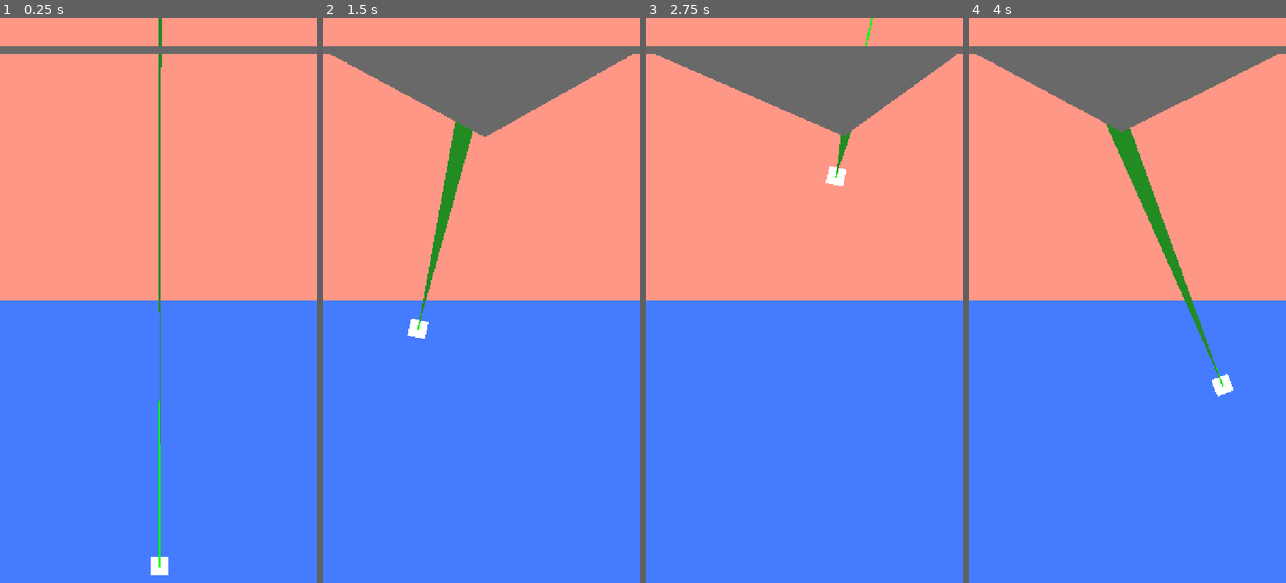
Above: before the commit, frames 1-4 (left to right).
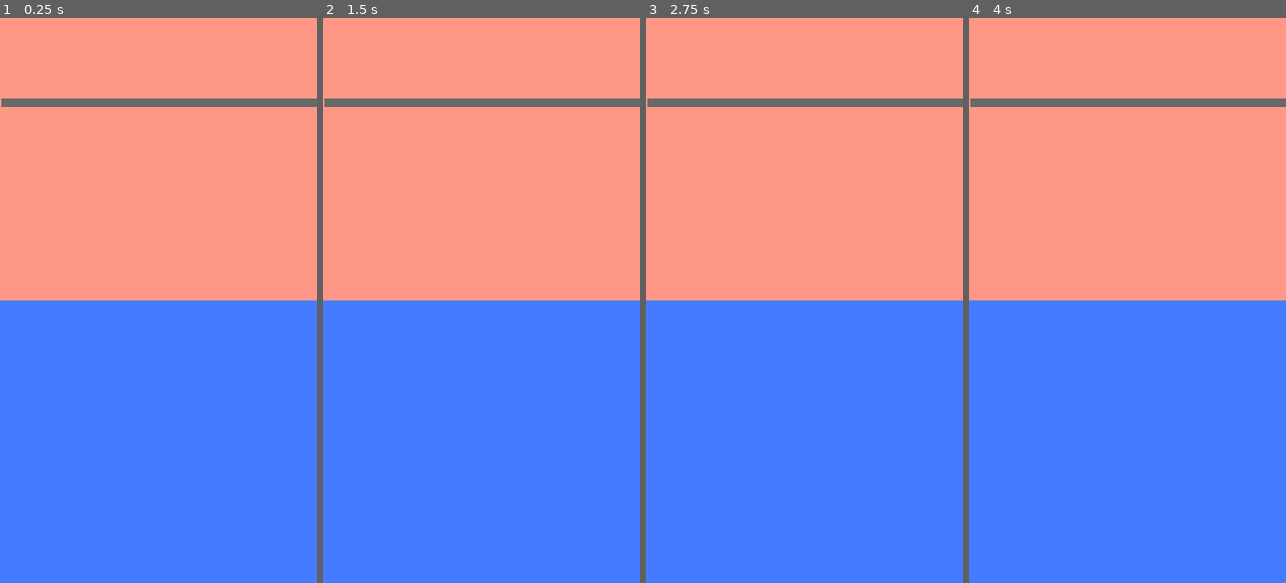
Above: after the commit, the same moments.

Repository: LucieFaure-Beaulande/neopong
Game: Godot game, scene res://Game/board/board.tscn
Two runs of this game, one before a commit and one after it. Both use one fixed random seed, a clock stepped at 60 frames per second and the inputs below.
Inputs (mouse positions are in pixels of both pictures, inside the frame that each line leads up to):
- Up to frame 1 (0.25 s): no input
- Up to frame 2 (1.5 s): tap Enter at 0.5 s; move the mouse to (551, 272) at 0.52 s; click (551, 272) at 0.67 s; tap Space at 1.25 s; drag from (418, 328) to (481, 51) at 1.27 s
- Up to frame 3 (2.75 s): tap Enter at 2 s; move the mouse to (836, 176) at 2.02 s; click (836, 176) at 2.17 s
- Up to frame 4 (4 s): tap Space at 2.75 s; drag from (1111, 413) to (1032, 215) at 2.77 s; move the mouse to (1222, 385) at 3.52 s; click (1222, 385) at 3.67 s

The runs differ from the first frame. In frame 1, 3.6% of the frame differs, in the area x 0-100%, y 0-99%; in frame 2, 10%; in frame 3, 9.0%; in frame 4, 10%, in the area x 0-100%, y 5-67%.

Commit message:
Add private zone and multitouch for vacuum

Diff:
--- a/Game/board/board.tscn
+++ b/Game/board/board.tscn
@@ -1,29 +1,33 @@
 [gd_scene format=3 uid="uid://o3merluvrn1h"]
 
-[ext_resource type="Script" uid="uid://dy4e6x670743m" path="res://Game/board/new_script.gd" id="1_qj6ra"]
+[ext_resource type="PackedScene" uid="uid://8kiwc2w1jjdf" path="res://Game/vacuum/vacuum_zone.tscn" id="1_qj6ra"]
 [ext_resource type="PackedScene" uid="uid://bc3kym46wht34" path="res://Game/goalzone/goalzone.tscn" id="2_uliie"]
-[ext_resource type="PackedScene" uid="uid://qxjcs8kh6whj" path="res://Game/vacuum/vacuum.tscn" id="3_vsefh"]
-[ext_resource type="PackedScene" uid="uid://cofly6mxhsjld" path="res://Game/power_zone/power_zone.tscn" id="4_yoiij"]
+
+[sub_resource type="RectangleShape2D" id="RectangleShape2D_uhwdc"]
+size = Vector2(759, 314)
 
 [node name="Board" type="Node2D" unique_id=1187871317]
-script = ExtResource("1_qj6ra")
 
 [node name="ColorRect" type="ColorRect" parent="." unique_id=1737327288]
 offset_right = 720.0
 offset_bottom = 640.0
+mouse_filter = 1
 color = Color(1, 0.5904081, 0.5299569, 1)
 
 [node name="ColorRect2" type="ColorRect" parent="." unique_id=1419195896]
 offset_top = 640.0
 offset_right = 720.0
 offset_bottom = 1280.0
+mouse_filter = 1
 color = Color(0.26892668, 0.48667043, 1, 1)
 
-[node name="Goalzone" parent="." unique_id=1755762554 instance=ExtResource("2_uliie")]
-position = Vector2(360, 73)
+[node name="Goalzone" parent="." unique_id=586597398 instance=ExtResource("2_uliie")]
+position = Vector2(362, 193)
 
-[node name="Vacuum" parent="." unique_id=1938523004 instance=ExtResource("3_vsefh")]
-position = Vector2(363, 1241)
+[node name="VacuumZone" parent="." unique_id=1960340670 instance=ExtResource("1_qj6ra")]
+position = Vector2(360, 1143)
 
-[node name="PowerZone" parent="." unique_id=797739464 instance=ExtResource("4_yoiij")]
-position = Vector2(382, 702)
+[node name="CollisionShape2D" type="CollisionShape2D" parent="VacuumZone" unique_id=728963688]
+position = Vector2(-3, 2)
+shape = SubResource("RectangleShape2D_uhwdc")
+debug_color = Color(0.9902335, 0, 0.2865104, 0.41960785)
--- a/Game/board/new_script.gd
+++ /dev/null
@@ -1,16 +0,0 @@
-extends Node
-
-var dict:Dictionary[int, ColorRect]
-
-func _input(event: InputEvent) -> void:
-	if event is InputEventScreenTouch:
-		if event.pressed:
-			print("Finger pressed at: ", event.position, " with index: ", event.index)
-			var rect:ColorRect = ColorRect.new()
-			add_child(rect)
-			rect.global_position = event.position
-			dict[event.index] = rect
-		else:
-			print("Finger released at: ", event.position, " with index: ", event.index)
-			dict[event.index].queue_free()
-			dict.erase(event.index)
--- /dev/null
+++ b/Game/private_touch_zone/private_touch_zone.gd
@@ -0,0 +1,86 @@
+extends Area2D
+class_name PrivateTouchZone
+
+var touch_order_dict:Dictionary[int, int] = {}
+var touch_event_dict:Dictionary[int, Vector2] = {}
+#tracks total number of fingers places, only resets when there's no finger left
+# this is to prevent placing fingers and then removing them to cheat
+#also tracks the order fingers are placed
+var nb_of_touches:int = 0
+
+func _ready() -> void:
+	input_pickable = true
+
+func _input_event(viewport: Viewport, event: InputEvent, shape_idx: int) -> void:
+	#print(touch_order_dict)
+	if event is InputEventScreenTouch:
+		if event.pressed:
+			nb_of_touches += 1
+			touch_order_dict.set(nb_of_touches, event.index)
+			touch_event_dict.set(event.index, event.position)
+			#print("touch: ", event.position)
+			print("added ", nb_of_touches)
+		else:
+
+			remove_touch_from_event_index(event.index)
+
+	if event is InputEventScreenDrag:
+		touch_event_dict.set(event.index, event.position)
+		#print("drag ", event.position, " index : ", event.index)
+
+# if drag goes outside the box, we remove the touch
+func _unhandled_input(event: InputEvent) -> void:
+	if event is InputEventScreenDrag:
+		if !is_point_in_area(event.position):
+			remove_touch_from_event_index(event.index)
+
+#ça c'est généré mdr
+func is_point_in_area(point: Vector2) -> bool:
+	# 1. Configurer les paramètres de la requête de point
+	var query = PhysicsPointQueryParameters2D.new()
+	query.position = point
+	query.collide_with_areas = true  # Permet de détecter les Area2D
+	query.collide_with_bodies = false # Ignore les CharacterBody2D/RigidBody2D
+
+	# Optionnel : Restreindre la recherche uniquement à la couche de collision de l'Area2D
+	query.collision_mask = collision_layer
+
+	# 2. Récupérer l'état physique du monde 2D actuel
+	var space_state = get_world_2d().direct_space_state
+
+	# 3. Interroger l'espace (ici on récupère jusqu'à 32 résultats maximum)
+	var results = space_state.intersect_point(query, 32)
+
+	# 4. Parcourir les résultats pour voir si notre zone spécifique y figure
+	for result in results:
+		if result["collider"] == self:
+			return true
+
+	return false
+
+
+func get_position_from_touch_number(touch:int) -> Vector2:
+	var event_index:int = touch_order_dict.get(touch)
+	if event_index != null:
+		return touch_event_dict.get(event_index)
+	else:
+		print("Unknown touch number : " + str(touch))
+		push_error("Unknown touch number : " + str(touch))
+		return Vector2.ZERO
+
+func remove_touch(touch_nb:int) ->void :
+	touch_order_dict.erase(touch_nb)
+	#touch_event_dict.erase(event.index)
+	print("removed ", touch_nb)
+	if touch_order_dict.size() == 0:
+		nb_of_touches = 0
+
+func remove_touch_from_event_index(index:int) -> void:
+	if index != -1:
+		remove_touch(get_touch_from_event_index(index))
+
+func get_touch_from_event_index(index:int) -> int:
+	var touch = touch_order_dict.find_key(index)
+	if touch == null:
+		return -1
+	return touch
--- a/Game/vacuum/vacuum.gd
+++ b/Game/vacuum/vacuum.gd
@@ -1,31 +1,7 @@
 extends Node2D
-
-var vacuum_enabled:bool = false
 
 @onready var ray_cast_2d: VacuumRaycast = $RayCast2D
 
-# Called when the node enters the scene tree for the first time.
-func _ready() -> void:
-	pass # Replace with function body.
 
-
-# Called every frame. 'delta' is the elapsed time since the previous frame.
-func _physics_process(delta: float) -> void:
-	#look_at(get_global_mouse_position())
-	ray_cast_2d.enabled = vacuum_enabled
-
-func _input(event: InputEvent) -> void:
-	if event is InputEventScreenTouch:
-		if event.pressed:
-			print("Écran touché à la position : ", event.position)
-
-			if event.index == 0:
-				global_position = event.position
-				vacuum_enabled = true
-			if event.index > 0:
-				look_at(event.position)
-		else:
-			print("Doigt levé de l'écran à la position : ", event.position)
-
-	if event is InputEventScreenDrag:
-		look_at(event.position)
+func _on_vacuum_zone_vacuum_enabled(enabled: bool) -> void:
+	ray_cast_2d.enabled = enabled
--- /dev/null
+++ b/Game/vacuum/vacuum_zone.gd
@@ -0,0 +1,59 @@
+extends PrivateTouchZone
+
+signal vacuum_enabled(enabled:bool)
+
+@export var nb_fingers_for_base: int = 4
+@export var nb_fingers_for_aim: int = 2
+
+@onready var vacuum: Node2D = $Vacuum
+
+func _ready() -> void:
+	reset()
+
+
+# Called every frame. 'delta' is the elapsed time since the previous frame.
+func _physics_process(delta: float) -> void:
+	#print(nb_of_touches())
+	#print(nb_of_touches)
+	if nb_of_touches >= nb_fingers_for_base:
+		update_vacuum_position()
+		if nb_of_touches >= nb_fingers_for_base + nb_fingers_for_aim:
+			update_vacuum_aim()
+	else:
+		reset()
+
+func update_vacuum_position() -> void:
+	#base position is the center of all fingers
+	var pos_sum:Vector2 = Vector2.ZERO
+	for i in range(1,nb_fingers_for_base+1):
+		if touch_order_dict.get(i) != null:
+			pos_sum += get_position_from_touch_number(i)
+		else:
+			reset()
+			return
+
+	vacuum.visible = true
+	#print(vacuum.global_position)
+	vacuum.global_position = pos_sum/nb_fingers_for_base
+
+
+func update_vacuum_aim() -> void:
+	#aim is the center of all fingers
+	var pos_sum:Vector2 = Vector2.ZERO
+	for i in range(nb_fingers_for_base+1,nb_fingers_for_base + nb_fingers_for_aim+1):
+		if touch_order_dict.get(i):
+			pos_sum += get_position_from_touch_number(i)
+		else:
+			vacuum_enabled.emit(false)
+			return
+
+	vacuum_enabled.emit(true)
+	vacuum.look_at(pos_sum/nb_fingers_for_aim)
+
+
+func reset() -> void:
+	vacuum_enabled.emit(false)
+	vacuum.visible = false
+
+func _on_vacuum_enabled(enabled: bool) -> void:
+	pass # Replace with function body.
--- /dev/null
+++ b/Game/vacuum/vacuum_zone.tscn
@@ -0,0 +1,12 @@
+[gd_scene format=3 uid="uid://8kiwc2w1jjdf"]
+
+[ext_resource type="Script" uid="uid://cp1ob1qybs2g6" path="res://Game/vacuum/vacuum_zone.gd" id="1_fomdi"]
+[ext_resource type="PackedScene" uid="uid://qxjcs8kh6whj" path="res://Game/vacuum/vacuum.tscn" id="2_hsjx8"]
+
+[node name="VacuumZone" type="Area2D" unique_id=1960340670]
+script = ExtResource("1_fomdi")
+metadata/_custom_type_script = "uid://cbynmiekcj4to"
+
+[node name="Vacuum" parent="." unique_id=1938523004 instance=ExtResource("2_hsjx8")]
+
+[connection signal="vacuum_enabled" from="." to="Vacuum" method="_on_vacuum_zone_vacuum_enabled"]
--- a/project.godot
+++ b/project.godot
@@ -23,6 +23,10 @@
 window/stretch/aspect="expand"
 window/handheld/orientation=5
 
+[input_devices]
+
+pointing/emulate_touch_from_mouse=true
+
 [physics]
 
 3d/physics_engine="Jolt Physics"
Not shown, removed: Game/board/new_script.gd.uid
Not shown, added: Game/private_touch_zone/private_touch_zone.gd.uid
Not shown, added: Game/vacuum/vacuum_zone.gd.uid
